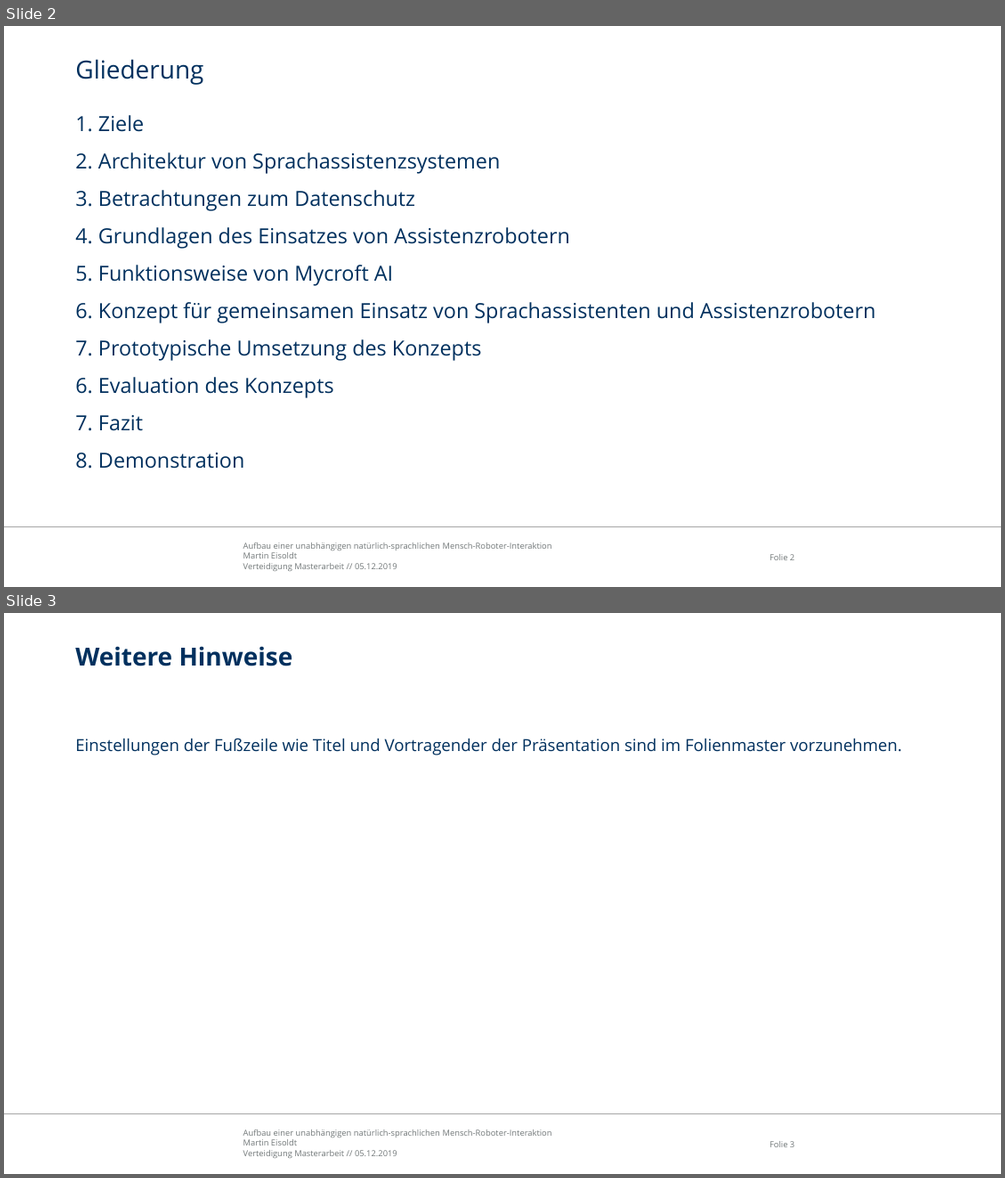
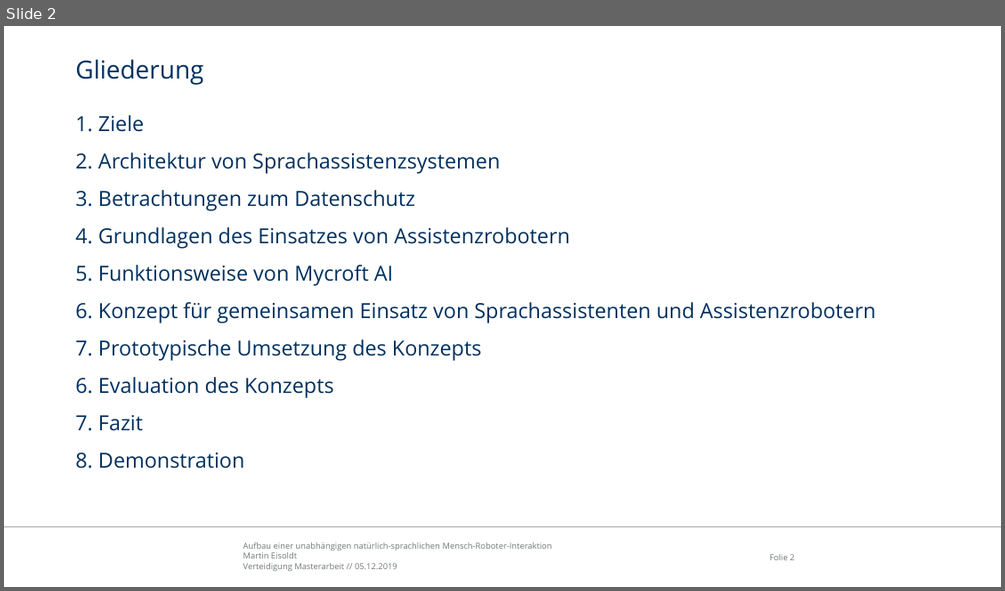
Before and after one commit to edegeyer/masterarbeit, a slide deck: verteidigung/verteidigung.pptx. Shown one above the other, each under a label of ours: slides 2 and 3 before the commit, slide 2 after it. The pictures are 1005x1178 and 1005x591 pixels, drawn with LibreOffice and Linux fonts; fonts in the diff are those of the drawing; background and template pictures are left out. Boxes give left, top, right and bottom in pixels: in the first picture for what was removed or moved away, otherwise in the second. Text is boxed around its words. In the diff, an @@ line names an element or a change of style, - is before the commit and + after.

```diff
--- a/verteidigung/verteidigung.pptx
+++ b/verteidigung/verteidigung.pptx
@@ slide 3 removed at bbox=[4, 613, 1001, 1174], background #FFFFFF; not listed: 3 template elements that a slide beside it also shows @@
@@ title removed at bbox=[75, 646, 293, 666] @@
-Weitere Hinweise
@@ text removed at bbox=[75, 738, 902, 755] @@
-Einstellungen der Fußzeile wie Titel und Vortragender der Präsentation sind im Folienmaster vorzunehmen.
```
Also in this commit, not shown: 16 slides added, 2 other slides removed.
